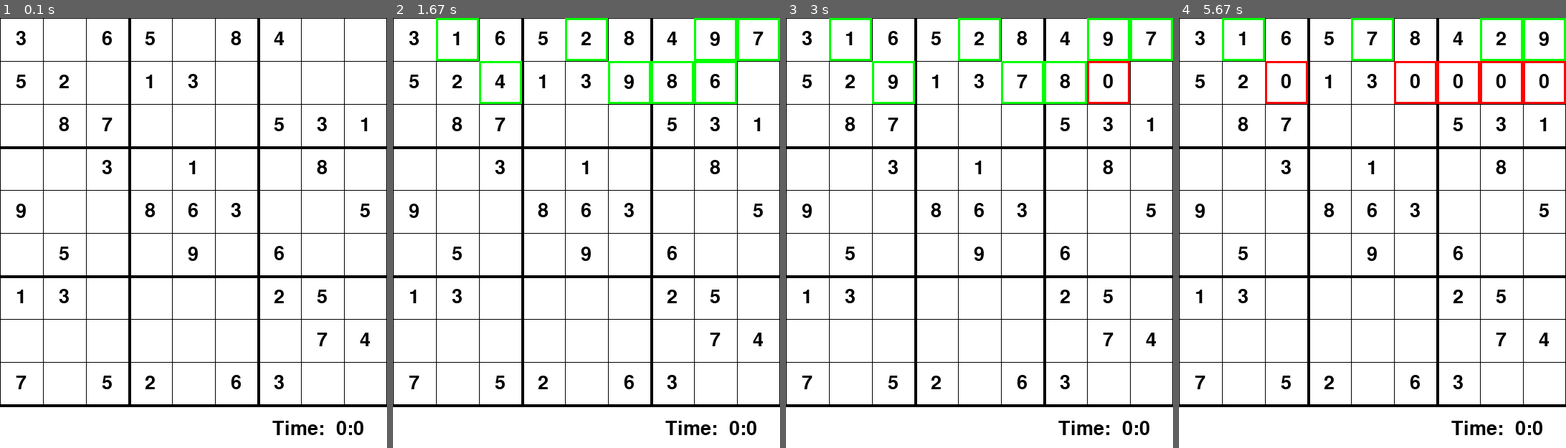
Above: before the commit, frames 1-4 (left to right).
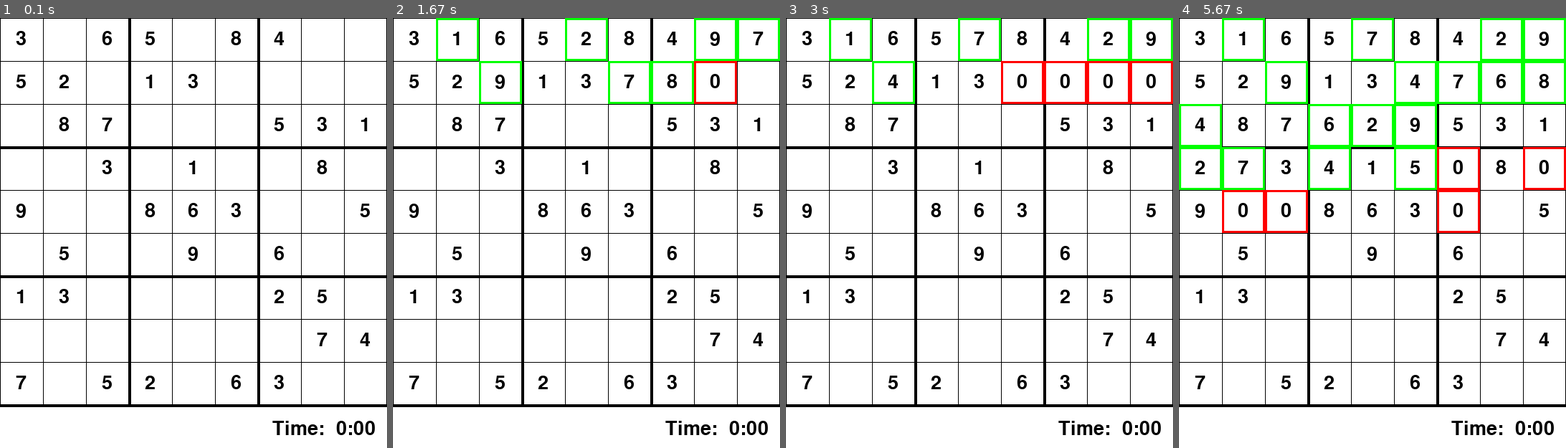
Above: after the commit, the same moments.

Repository: jscslg/Sudoku-Solver-Pygame
Game: pygame game, started from main.py
Two runs of this game, one before a commit and one after it. Both use one fixed random seed, a clock stepped at 60 frames per second and the inputs below.
Inputs:
- Up to frame 1 (0.1 s): no input
- Up to frame 2 (1.67 s): tap Space at 0.33 s
- Up to frame 3 (3 s): no input
- Up to frame 4 (5.67 s): no input

The runs differ from the first frame. In frame 1, less than 0.1% of the frame differs, in the area x 94-97%, y 93-97%; in frame 2, 0.4%; in frame 3, 1.0%; in frame 4, 4.7%, in the area x 0-100%, y 10-97%.

Commit message:
minor changes

Diff:
--- a/main.py
+++ b/main.py
@@ -36,7 +36,7 @@
             self.cubes[row][col].set(val)
             self.update_model()
 
-            if valid(self.model, val, (row,col)) and self.solve():
+            if check(self.model, val, (row,col)) and self.solve():
                 return True
             else:
                 self.cubes[row][col].set(0)
@@ -56,7 +56,7 @@
             else:
                 thick = 1
             pygame.draw.line(self.win, (0,0,0), (0, i*gap), (self.width, i*gap), thick)
-            pygame.draw.line(self.win, (0, 0, 0), (i * gap, 0), (i * gap, self.height), thick)
+            pygame.draw.line(self.win, (0,0,0), (i * gap, 0), (i * gap, self.height), thick)
 
         for i in range(self.rows):
             for j in range(self.cols):
@@ -99,7 +99,7 @@
             row, col = find
 
         for i in range(1, 10):
-            if valid(self.model, i, (row, col)):
+            if check(self.model, i, (row, col)):
                 self.model[row][col] = i
 
                 if self.solve():
@@ -118,13 +118,13 @@
             row, col = find
 
         for i in range(1, 10):
-            if valid(self.model, i, (row, col)):
+            if check(self.model, i, (row, col)):
                 self.model[row][col] = i
                 self.cubes[row][col].set(i)
                 self.cubes[row][col].draw_change(self.win, True)
                 self.update_model()
                 pygame.display.update()
-                pygame.time.delay(100)
+                pygame.time.delay(50)
 
                 if self.solve_gui():
                     return True
@@ -134,7 +134,7 @@
                 self.update_model()
                 self.cubes[row][col].draw_change(self.win, False)
                 pygame.display.update()
-                pygame.time.delay(100)
+                pygame.time.delay(50)
 
         return False
 
@@ -199,26 +199,21 @@
 
     return None
 
-
-def valid(bo, num, pos):
-    for i in range(len(bo[0])):
-        if bo[pos[0]][i] == num and pos[1] != i:
+def check(bo, num, pos):
+    x,y=pos[0],pos[1]
+
+    for i in range(0,9):
+        if i!=y and bo[x][i]==num:
             return False
-
-    for i in range(len(bo)):
-        if bo[i][pos[1]] == num and pos[0] != i:
+    for i in range(0,9):
+        if i!=x and bo[i][y]==num:
             return False
-
-    box_x = pos[1] // 3
-    box_y = pos[0] // 3
-
-    for i in range(box_y*3, box_y*3 + 3):
-        for j in range(box_x * 3, box_x*3 + 3):
-            if bo[i][j] == num and (i,j) != pos:
+    for i in range(x-x%3,x+3-x%3):
+        for j in range(y-y%3,y+3-y%3):
+            if i!=x and j!=y and bo[i][j]==num:
                 return False
 
     return True
-
 
 def redraw_window(win, board, time, strikes):
     win.fill((255,255,255))
@@ -233,9 +228,13 @@
 def format_time(secs):
     sec = secs%60
     minute = secs//60
-    hour = minute//60
-    mat = " " + str(minute) + ":" + str(sec)
-    return mat
+    #hour = minute//60
+    if sec<10:
+        str_sec=f'0{sec}'
+    else:
+        str_sec=str(sec)
+
+    return f' {str(minute)}:{str_sec}'
 
 win = pygame.display.set_mode((540,600))
 pygame.display.set_caption("Sudoku")
--- a/solver.py
+++ b/solver.py
@@ -15,8 +15,7 @@
     if x==8 and y==9:
         return True
     if y==9:
-        x+=1
-        y=0
+        x,y=x+1,0
     if s[x][y]>0:
         return solve(s,x,y+1)
     for i in range(1,10):
Not shown, changed: solver_cpp.cpp
Not shown, changed: solver_cpp.exe
